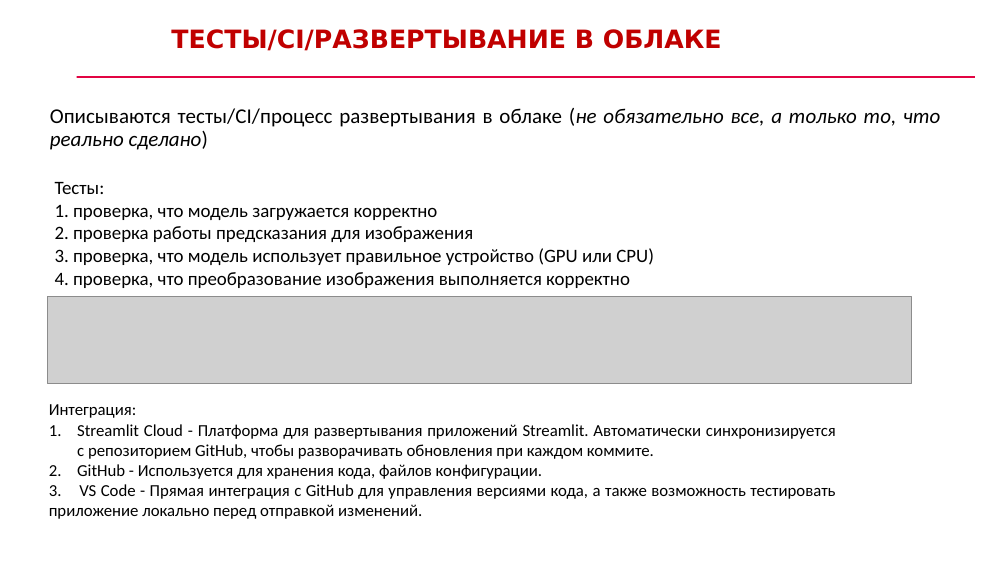
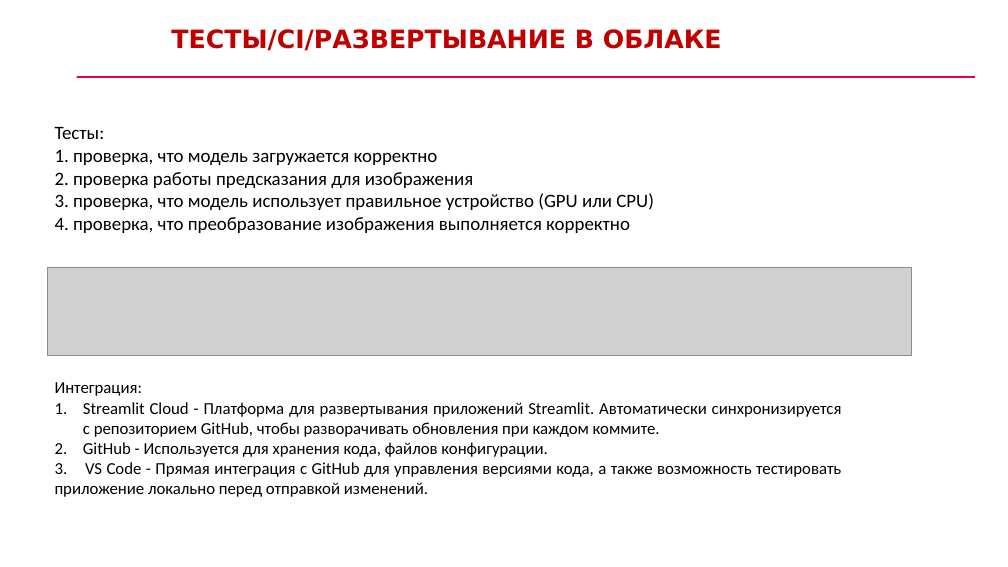
Before and after one commit to Symbo1-of-Piece/streamlit_ml_model_app, a slide deck: slide 6 of Yakushev-IVTM1-24-streamlite-project.pptx. Drawn at 1008x567 pixels with LibreOffice and Linux fonts; fonts in the diff are those of the drawing; grey boxes stand for pictures. Boxes give left, top, right and bottom in pixels: in the first picture for what was removed or moved away, otherwise in the second. Text is boxed around its words. In the diff, an @@ line names an element or a change of style, - is before the commit and + after.

```diff
--- a/Yakushev-IVTM1-24-streamlite-project.pptx
+++ b/Yakushev-IVTM1-24-streamlite-project.pptx
@@ text "Тесты:": place and size @@
-text "Тесты:" at bbox=[55, 182, 654, 288]
+text "Тесты:" at bbox=[55, 127, 654, 233]
@@ text removed at bbox=[50, 108, 940, 150] @@
-  Описываются тесты/CI/процесс развертывания в облаке (не обязательно все, а только то, что реально сделано)
@@ picture: place and size @@
-picture at bbox=[47, 296, 911, 384]
+picture at bbox=[47, 268, 911, 355]
@@ text "Интеграция:": place and size @@
-text "Интеграция:" at bbox=[49, 404, 836, 519]
+text "Интеграция:" at bbox=[55, 382, 842, 497]
```
Also in this commit, not shown: 2 other files.
